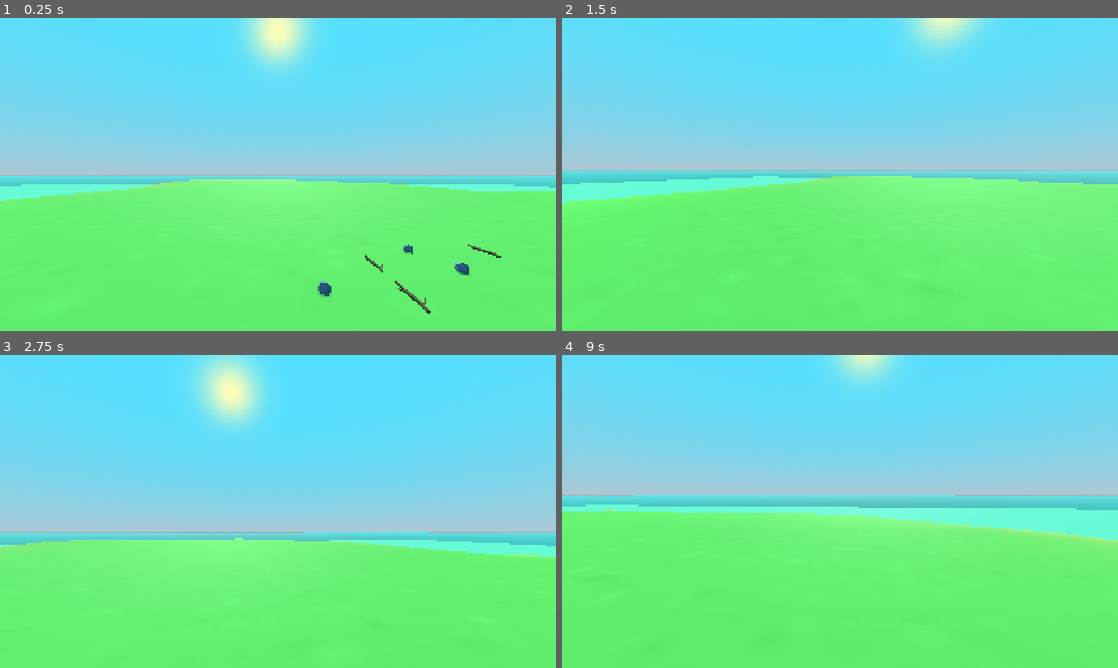
Above: before the commit, frames 1-4 (two rows, left to right).
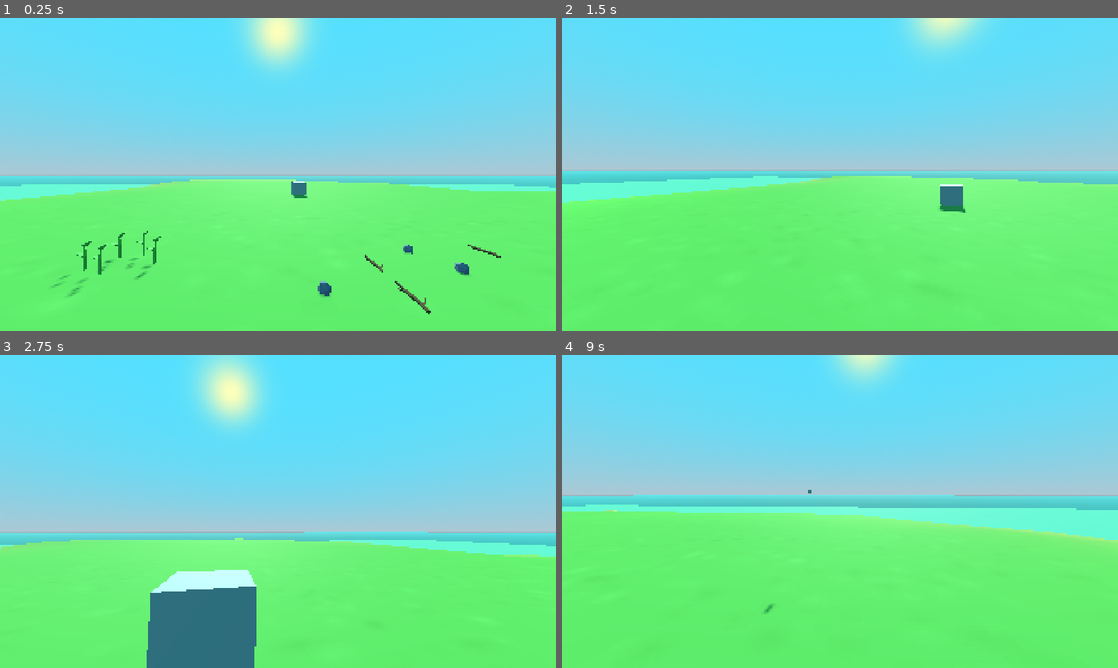
Above: after the commit, the same moments.

Repository: mbootland/survival-game
Game: Godot game, scene res://game/main_game.tscn
Two runs of this game, one before a commit and one after it. Both use one fixed random seed, a clock stepped at 60 frames per second and the inputs below.
Inputs (mouse positions are in pixels of both pictures, inside the frame that each line leads up to):
- Up to frame 1 (0.25 s): no input
- Up to frame 2 (1.5 s): tap Enter at 0.5 s; move the mouse to (867, 174) at 0.52 s; hold W (move_forward) from 0.53 s (still down); tap E (interact) at 0.6, 1.35 s; tap Space (jump) at 0.77 s; move the mouse to (812, 174) at 1.27 s
- Up to frame 3 (2.75 s): keep holding W (move_forward); tap Space (jump) at 1.52 s; move the mouse to (289, 505) at 2.02 s; hold Shift (sprint) from 2.03 s (still down); tap E (interact) at 2.3 s
- Up to frame 4 (9 s): move the mouse to (834, 517) at 2.77 s; release Shift (sprint) at 2.78 s; tap E (interact) at 2.85, 3.6, 4.55, 5.1, 5.85, 6.8, 7.35, 8.1 s; tap Space (jump) at 3.02, 3.77, 4.52, 6.02, 6.77, 7.52 s; move the mouse to (878, 514) at 3.52 s; move the mouse to (795, 508) at 4.27 s; tap Shift (sprint) at 4.35, 8.85 s; move the mouse to (845, 511) at 5.02 s; move the mouse to (817, 505) at 5.77 s; release W (move_forward) at 5.78 s; hold D (move_right) 5.78-6.53 s; move the mouse to (867, 511) at 6.52 s; hold Shift (sprint) 6.53-7.28 s; hold W (move_forward) 6.53-8.78 s; move the mouse to (812, 511) at 7.27 s; move the mouse to (851, 505) at 8.02 s; move the mouse to (834, 517) at 8.77 s; hold A (move_left) from 8.78 s (still down)

The runs differ from the first frame. In frame 1, 0.5% of the frame differs, in the area x 9-56%, y 52-89%; in frame 2, 0.4%; in frame 3, 5.8%, in the area x 26-47%, y 68-100%; in frame 4, less than 0.1%.

Commit message:
Adding turrets, projectiles and tracking object scripts

Diff:
--- /dev/null
+++ b/game/configs/bulletin_config.gd
@@ -0,0 +1,5 @@
+class_name BulletinConfig
+
+enum Keys {
+	InteractionPrompt
+}
--- a/game/configs/item_config.gd
+++ b/game/configs/item_config.gd
@@ -2,5 +2,6 @@
 
 enum Keys {
 	Stick,
-	Stone
+	Stone,
+	Plant
 }
--- a/game/main_game.tscn
+++ b/game/main_game.tscn
@@ -6,6 +6,9 @@
 [ext_resource type="PackedScene" uid="uid://wnewnr25ju1m" path="res://meshes/mushroom.tscn" id="3_433cb"]
 [ext_resource type="PackedScene" uid="uid://7pe5s0ai4n5l" path="res://items/interactables/pickupable_stick.tscn" id="3_v3atx"]
 [ext_resource type="PackedScene" uid="uid://twsyop5krsle" path="res://actors/player/player.tscn" id="4_t4f2l"]
+[ext_resource type="Script" uid="uid://dlg0reyfs2h5u" path="res://scripts/turret.gd" id="7_ult0l"]
+[ext_resource type="PackedScene" uid="uid://ri0s1fa87rw7" path="res://items/interactables/pickupable_plant.tscn" id="7_v3atx"]
+[ext_resource type="PackedScene" uid="uid://piitb5t4e6lv" path="res://ui/hud/hud.tscn" id="8_xheak"]
 
 [sub_resource type="ConcavePolygonShape3D" id="ConcavePolygonShape3D_t4f2l"]
 data = PackedVector3Array(142.68019, -5, -142.6848, 150, -5, -150, 150, -5, -142.6848, 142.68019, -5, -142.6848, 142.68 …(246236 unchanged characters)…
@@ -37,6 +40,9 @@
 [node name="StageController" type="Node" parent="."]
 
 [node name="Island" type="Node" parent="StageController"]
+
+[node name="Player" parent="StageController/Island" instance=ExtResource("4_t4f2l")]
+transform = Transform3D(1, 0, 0, 0, 1, 0, 0, 0, 1, 6.096961, 0.36168927, -5.25791)
 
 [node name="Terrain" parent="StageController/Island" instance=ExtResource("1_g4axw")]
 
@@ -73,10 +79,7 @@
 transform = Transform3D(1, 0, 0, 0, 1, 0, 0, 0, 1, 5.9505405, 0, -3.5037117)
 
 [node name="Mushroom" parent="StageController/Island" instance=ExtResource("3_433cb")]
-transform = Transform3D(1, 0, 0, 0, 1, 0, 0, 0, 1, 0, 0, -4.6288576)
-
-[node name="Mushroom2" parent="StageController/Island" instance=ExtResource("3_433cb")]
-transform = Transform3D(1, 0, 0, 0, 1, 0, 0, 0, 1, 3.7796597, 0, -4.6288576)
+transform = Transform3D(1, 0, 0, 0, 1, 0, 0, 0, 1, 0, 0.060097396, -4.6288576)
 
 [node name="Mushroom3" parent="StageController/Island" instance=ExtResource("3_433cb")]
 transform = Transform3D(1, 0, 0, 0, 1, 0, 0, 0, 1, 8.366962, 0, -4.6288576)
@@ -93,5 +96,27 @@
 [node name="WorldEnvironment" type="WorldEnvironment" parent="StageController/Island"]
 environment = SubResource("Environment_ult0l")
 
-[node name="Player" parent="." instance=ExtResource("4_t4f2l")]
-transform = Transform3D(1, 0, 0, 0, 1, 0, 0, 0, 1, 6.096961, 0.36168927, -5.25791)
+[node name="Pickupableplant" parent="StageController/Island" instance=ExtResource("7_v3atx")]
+transform = Transform3D(1, 0, 0, 0, 1, 0, 0, 0, 1, 3.8647914, 0.013274744, -8.95554)
+
+[node name="Pickupableplant2" parent="StageController/Island" instance=ExtResource("7_v3atx")]
+transform = Transform3D(1, 0, 0, 0, 1, 0, 0, 0, 1, 3.4243164, 0.013274744, -9.317039)
+
+[node name="Pickupableplant3" parent="StageController/Island" instance=ExtResource("7_v3atx")]
+transform = Transform3D(1, 0, 0, 0, 1, 0, 0, 0, 1, 3.029084, 0.013274625, -9.202002)
+
+[node name="Pickupableplant4" parent="StageController/Island" instance=ExtResource("7_v3atx")]
+transform = Transform3D(1, 0, 0, 0, 1, 0, 0, 0, 1, 3.2261658, 0.013274744, -8.550186)
+
+[node name="Pickupableplant5" parent="StageController/Island" instance=ExtResource("7_v3atx")]
+transform = Transform3D(1, 0, 0, 0, 1, 0, 0, 0, 1, 2.8368816, 0.013274863, -8.685601)
+
+[node name="CSGBox3D" type="CSGBox3D" parent="StageController/Island"]
+transform = Transform3D(1, 0, 0, 0, 1, 0, 0, 0, 1, 7.7010517, 0.5299046, -21.353)
+script = ExtResource("7_ult0l")
+
+[node name="UILayer" type="CanvasLayer" parent="."]
+
+[node name="HUDController" type="Node" parent="UILayer"]
+
+[node name="HUD" parent="UILayer/HUDController" instance=ExtResource("8_xheak")]
--- /dev/null
+++ b/items/interactables/pickupable_plant.tscn
@@ -0,0 +1,20 @@
+[gd_scene load_steps=4 format=3 uid="uid://ri0s1fa87rw7"]
+
+[ext_resource type="PackedScene" uid="uid://cngxoa68nr56m" path="res://items/interactables/pickupable_template.tscn" id="1_o1p83"]
+[ext_resource type="PackedScene" uid="uid://bsvp1ewmd6xdf" path="res://meshes/plant.tscn" id="2_o1p83"]
+
+[sub_resource type="CapsuleShape3D" id="CapsuleShape3D_o1p83"]
+radius = 0.026855469
+height = 0.48876953
+
+[node name="Pickupableplant" instance=ExtResource("1_o1p83")]
+
+[node name="Pickupable" parent="." index="0"]
+item_key = 2
+prompt = "Pickup plant"
+
+[node name="CollisionShape3D" parent="Pickupable" index="0"]
+transform = Transform3D(1, 0, 0, 0, 1, 0, 0, 0, 1, 0, 0.21508789, 0.0013427734)
+shape = SubResource("CapsuleShape3D_o1p83")
+
+[node name="Plant" parent="." index="1" instance=ExtResource("2_o1p83")]
--- a/items/interactables/pickupable_stick.tscn
+++ b/items/interactables/pickupable_stick.tscn
@@ -10,6 +10,7 @@
 [node name="PickupableStick" instance=ExtResource("1_hkur7")]
 
 [node name="Pickupable" parent="." index="0"]
+item_key = 0
 prompt = "Pickup stick"
 
 [node name="CollisionShape3D" parent="Pickupable" index="0"]
--- /dev/null
+++ b/items/projectile.tscn
@@ -0,0 +1,7 @@
+[gd_scene load_steps=2 format=3 uid="uid://2iw02qoepmxe"]
+
+[ext_resource type="Script" uid="uid://bpfxeqqcmsjon" path="res://scripts/projectile.gd" id="1_jnjd3"]
+
+[node name="Projectile" type="CSGBox3D"]
+transform = Transform3D(0.08252044, 0, 0, 0, 0.08252044, 0, 0, 0, 0.08252044, 0, 0, 0)
+script = ExtResource("1_jnjd3")
--- /dev/null
+++ b/scripts/mesh_mover.gd
@@ -0,0 +1,10 @@
+extends Node3D
+
+const SPEED := 2.0
+@onready var player: CharacterBody3D = $"../Player"
+
+
+func _process(delta: float) -> void:
+	print(position)
+	var direction = (player.global_position - global_position).normalized()
+	position += direction * SPEED * delta
--- /dev/null
+++ b/scripts/projectile.gd
@@ -0,0 +1,33 @@
+extends CSGBox3D
+
+var velocity := Vector3.ZERO
+var speed := 5.0
+var lifetime := 0.0
+const MAX_LIFETIME := 4.0
+const HIT_DISTANCE := 2.0
+var player: CharacterBody3D
+
+func set_direction(direction: Vector3, projectile_speed: float) -> void:
+	velocity = direction * projectile_speed
+	speed = projectile_speed
+
+func set_target(target: CharacterBody3D) -> void:
+	player = target
+
+func _physics_process(delta: float) -> void:
+	lifetime += delta
+
+	if lifetime >= MAX_LIFETIME:
+		print("Projectile lifetime expired: ", lifetime)
+		queue_free()
+		return
+
+	if velocity != Vector3.ZERO:
+		global_position += velocity * delta
+
+		if player:
+			var distance = global_position.distance_to(player.global_position)
+			print("Distance to player: ", distance, " | Projectile pos: ", global_position, " | Player pos: ", player.global_position)
+			if distance < HIT_DISTANCE:
+				print("HIT! Projectile destroyed at distance: ", distance)
+				queue_free()
--- /dev/null
+++ b/scripts/turret.gd
@@ -0,0 +1,30 @@
+extends Node3D
+
+const SPEED := 10.0
+const FIRE_RATE := 2.0
+
+var time_since_last_shot := 0.0
+var projectile_scene = preload("uid://2iw02qoepmxe")
+@onready var player: CharacterBody3D = $"../Player"
+
+func _physics_process(delta: float) -> void:
+	if not player:
+		return
+
+	time_since_last_shot += delta
+
+	if time_since_last_shot >= FIRE_RATE:
+		fire_projectile()
+		time_since_last_shot = 0.0
+
+func fire_projectile() -> void:
+	var new_projectile = projectile_scene.instantiate()
+	get_tree().current_scene.add_child(new_projectile)
+	new_projectile.global_position = global_position
+
+	var direction = (player.global_position - global_position).normalized()
+
+	if new_projectile.has_method("set_direction"):
+		new_projectile.set_direction(direction, SPEED)
+	if new_projectile.has_method("set_target"):
+		new_projectile.set_target(player)
--- /dev/null
+++ b/ui/hud/hud.tscn
@@ -0,0 +1,28 @@
+[gd_scene load_steps=2 format=3 uid="uid://piitb5t4e6lv"]
+
+[ext_resource type="Texture2D" uid="uid://buak74felf0r4" path="res://textures/circle32.png" id="1_xmswo"]
+
+[node name="HUD" type="Control"]
+layout_mode = 3
+anchors_preset = 15
+anchor_right = 1.0
+anchor_bottom = 1.0
+grow_horizontal = 2
+grow_vertical = 2
+
+[node name="crosshair" type="TextureRect" parent="."]
+custom_minimum_size = Vector2(4, 4)
+layout_mode = 1
+anchors_preset = 8
+anchor_left = 0.5
+anchor_top = 0.5
+anchor_right = 0.5
+anchor_bottom = 0.5
+offset_left = -2.0
+offset_top = -2.0
+offset_right = 2.0
+offset_bottom = 2.0
+grow_horizontal = 2
+grow_vertical = 2
+texture = ExtResource("1_xmswo")
+expand_mode = 1
Not shown, added: game/configs/bulletin_config.gd.uid
Not shown: 1 places in game/main_game.tscn that only renumber resources
Not shown, added: scripts/mesh_mover.gd.uid
Not shown, added: scripts/projectile.gd.uid
Not shown, added: scripts/turret.gd.uid
